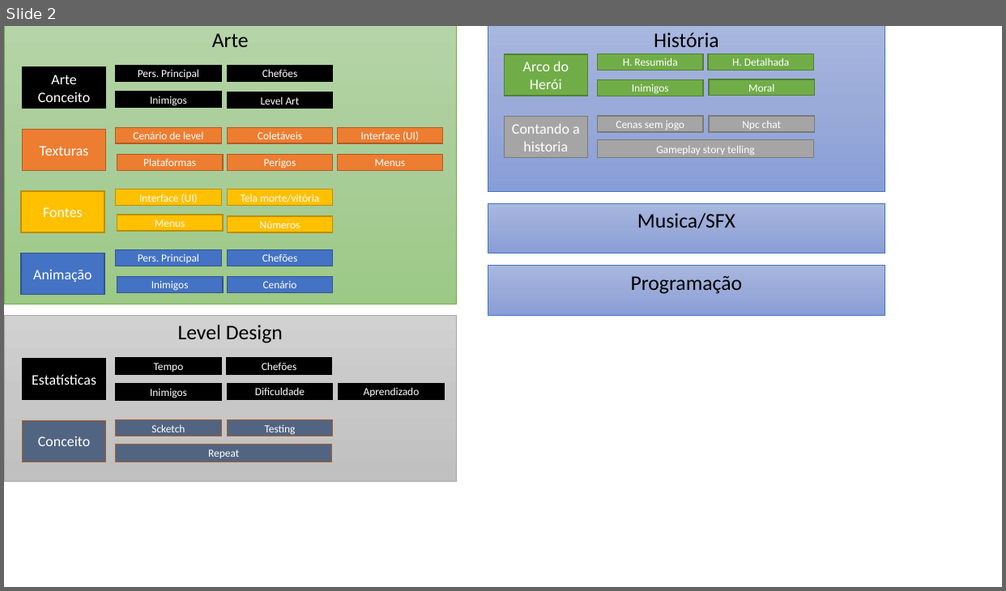
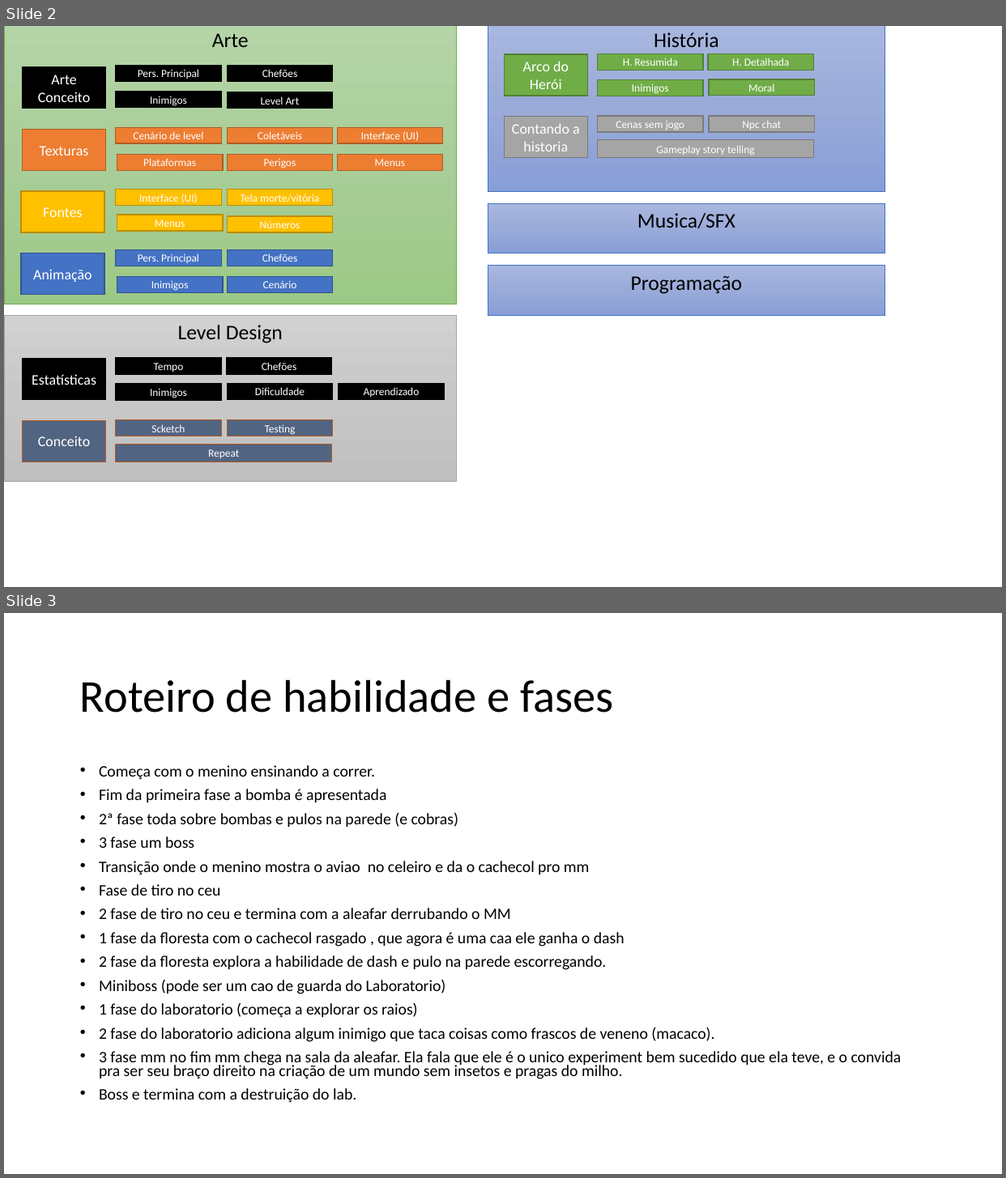
Before and after one commit to radfek/MilhoMen, a slide deck: Project Data/Ciclo de trabalho.pptx. Shown one above the other, each under a label of ours: slide 2 before the commit, slides 2 and 3 after it. The pictures are 1006x591 and 1006x1178 pixels, drawn with LibreOffice and Linux fonts; fonts in the diff are those of the drawing. Boxes give left, top, right and bottom in pixels: in the first picture for what was removed or moved away, otherwise in the second. Text is boxed around its words. In the diff, an @@ line names an element or a change of style, - is before the commit and + after.

```diff
--- a/Project Data/Ciclo de trabalho.pptx
+++ b/Project Data/Ciclo de trabalho.pptx
@@ slide 3 added at (4,613,1002,1174), background #FFFFFF @@
@@ title added at (80,679,613,713), 44 pt, text #000000 @@
+Roteiro de habilidade e fases
@@ text added at (99,765,901,1103), 15.4 pt, text #000000 @@
+• Começa com o menino ensinando a correr.
+• Fim da primeira fase a bomba é apresentada
+• 2ª fase toda sobre bombas e pulos na parede (e cobras)
+• 3 fase um boss
+• Transição onde o menino mostra o aviao no celeiro e da o cachecol pro mm
+• Fase de tiro no ceu
+• 2 fase de tiro no ceu e termina com a aleafar derrubando o MM
+• 1 fase da floresta com o cachecol rasgado , que agora é uma caa ele ganha o dash
+• 2 fase da floresta explora a habilidade de dash e pulo na parede escorregando.
+• Miniboss (pode ser um cao de guarda do Laboratorio)
+• 1 fase do laboratorio (começa a explorar os raios)
+• 2 fase do laboratorio adiciona algum inimigo que taca coisas como frascos de veneno (macaco).
+• 3 fase mm no fim mm chega na sala da aleafar. Ela fala que ele é o unico experiment bem sucedido que ela teve, e o convida pra ser seu braço direito na criação de um mundo sem insetos e pragas do milho.
+• Boss e termina com a destruição do lab.
```
Also in this commit, not shown: 18 other files.
